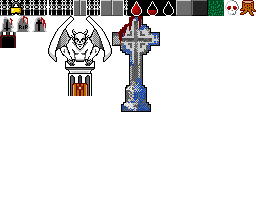
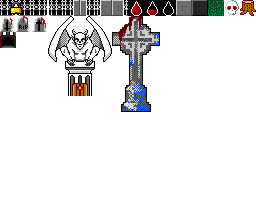
The second 256px x 212px image is a revision of the first. Changes to its layers:
painted on "puerta abierta" over (2, 45, 14, 48)
